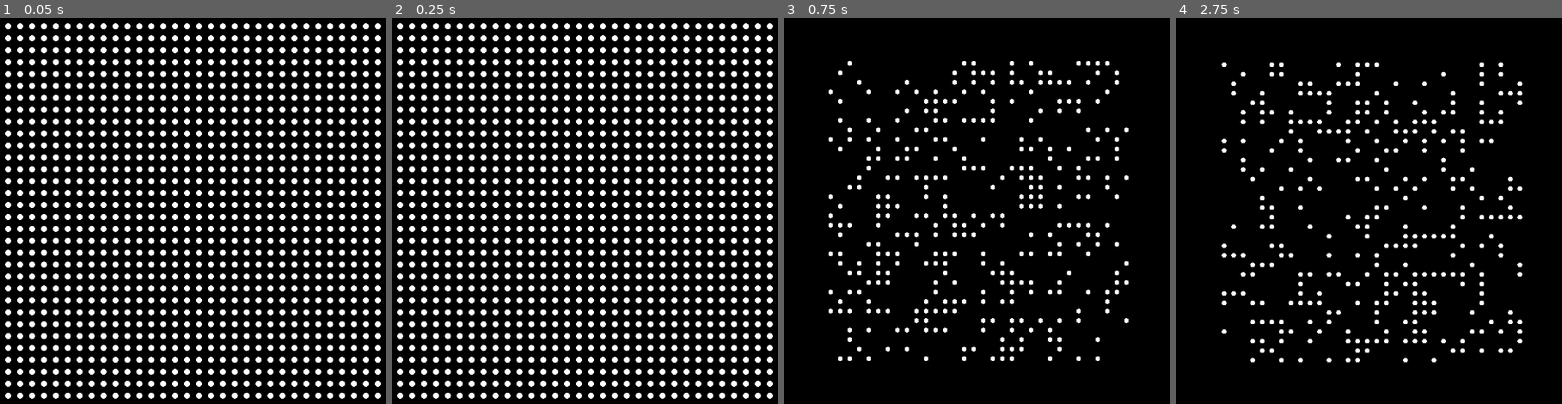
Above: before the commit, frames 1-4 (left to right).
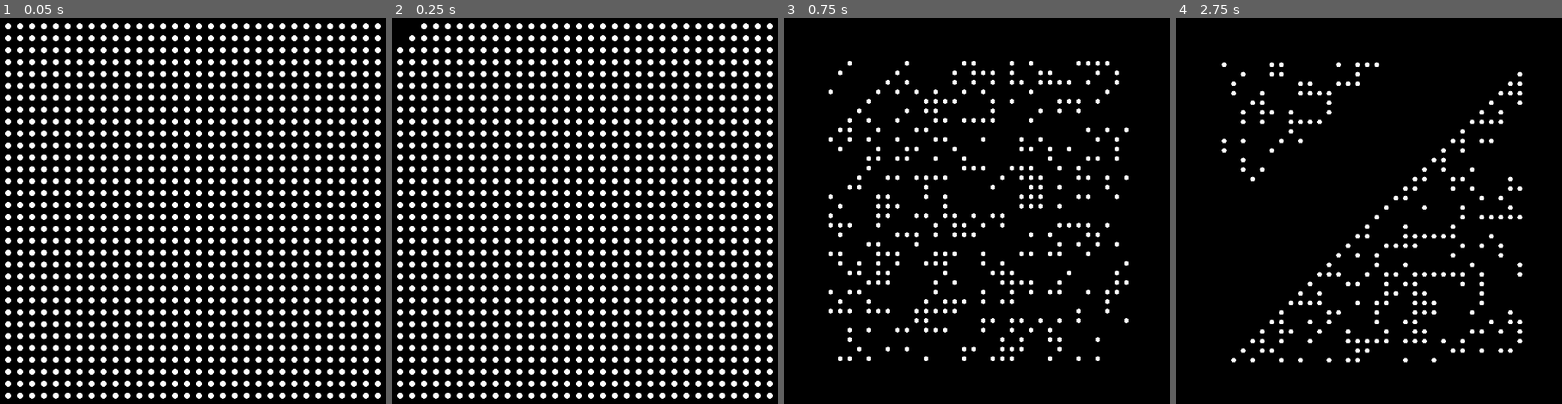
Above: after the commit, the same moments.

Repository: timvisee/38c3-dots
Game: Godot game, scene res://scenes/main.tscn
Same seed, same stepped clock (60 frames per second), same inputs: the game is played once before the commit and once after it.
Inputs:
- Up to frame 1 (0.05 s): no input
- Up to frame 2 (0.25 s): no input
- Up to frame 3 (0.75 s): tap Enter (ui_accept) at 0.5 s; hold Right (ui_right) from 0.53 s (still down)
- Up to frame 4 (2.75 s): tap Enter (ui_accept) at 0.77, 1.52 s; release Right (ui_right) at 1.28 s; hold Down (ui_down) 1.28-2.03 s; hold Right (ui_right) from 2.03 s (still down)

Frame 1 is identical in both runs. In frame 2, less than 0.1% of the frame differs, in the area x 1-7%, y 1-7%; in frame 3, 0.2%; in frame 4, 1.9%, in the area x 11-90%, y 11-90%.

Commit message:
Fix runbook errors

Diff:
--- a/scripts/Runbook.gd
+++ b/scripts/Runbook.gd
@@ -14,8 +14,8 @@
 		return;
 	frame = 0;
 
-	#set_pix(last, true);
-	#set_pix(last - 1, false);
+	set_pix(last, true);
+	set_pix(last - 1, false);
 
 	last += 1;
 	if (last > (width + height)):
@@ -25,8 +25,6 @@
 func set_pix(i: int, enabled: bool):
 	for x in range(width):
 		var y = i - x;
-		if y >= height:
-			continue;
-		if x >= width:
+		if x >= width || y < 0:
 			continue;
 		grid.set_dot(x, y, enabled);
